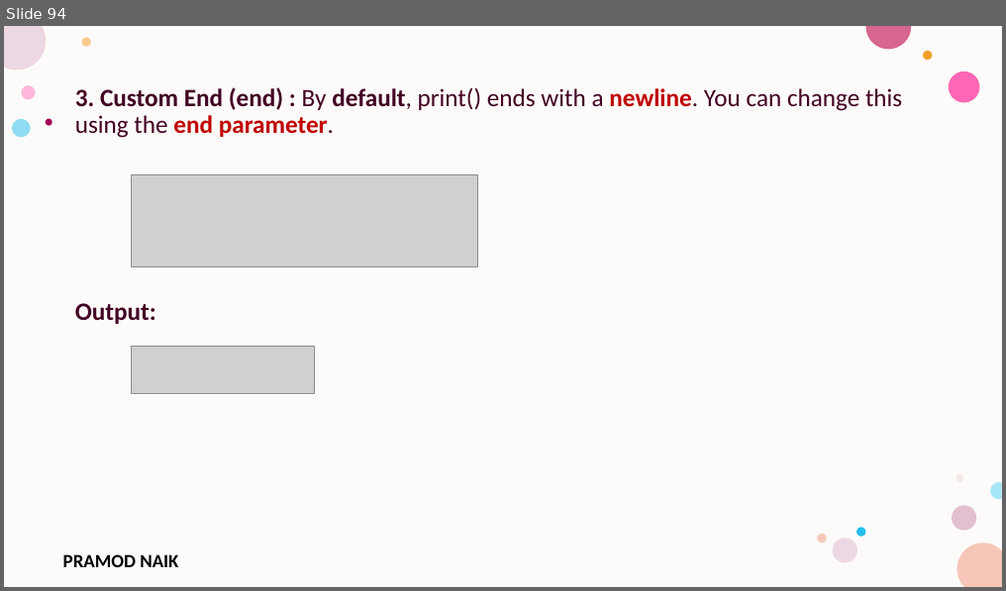
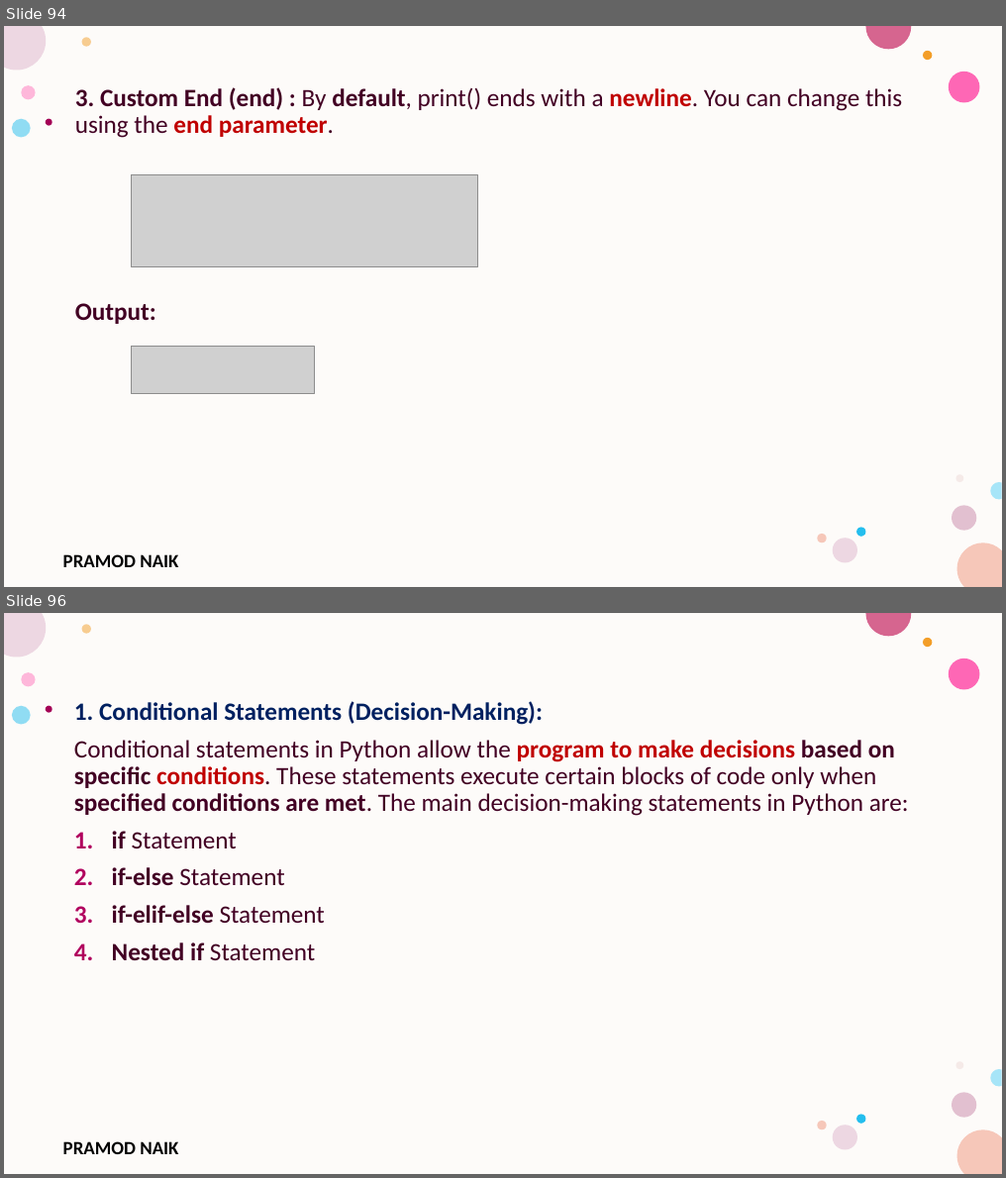
Before and after one commit to PRAMOD-VISHNU-NAIK/MCA-4th-Sem-Python-Shridevi-College, a slide deck: Theory Class-Notes/Module-1 Python Basic Concepts and Programming.pptx. Shown one above the other, each under a label of ours: slide 94 before the commit, slides 94 and 96 after it; the slides between them are not shown. The pictures are 1006x591 and 1006x1178 pixels, drawn with LibreOffice and Linux fonts; fonts in the diff are those of the drawing; grey boxes stand for pictures; background and template pictures are left out. Boxes give left, top, right and bottom in pixels: in the first picture for what was removed or moved away, otherwise in the second. Text is boxed around its words. In the diff, an @@ line names an element or a change of style, - is before the commit and + after.

```diff
--- a/Theory Class-Notes/Module-1 Python Basic Concepts and Programming.pptx
+++ b/Theory Class-Notes/Module-1 Python Basic Concepts and Programming.pptx
@@ slide 96 added at [4, 613, 1002, 1174], background #FFFFFF; not listed: 17 template elements that a slide beside it also shows @@
@@ text added at [74, 701, 909, 961], 24 pt, text #420023 @@
+1. Conditional Statements (Decision-Making):
+Conditional statements in Python allow the program to make decisions based on specific conditions. These statements execute certain blocks of code only when specified conditions are met. The main decision-making statements in Python are:
+1. if Statement
+2. if-else Statement
+3. if-elif-else Statement
+4. Nested if Statement
```
Also in this commit, not shown: 1 slide changed, 42 other slides added, 1 slide removed.
